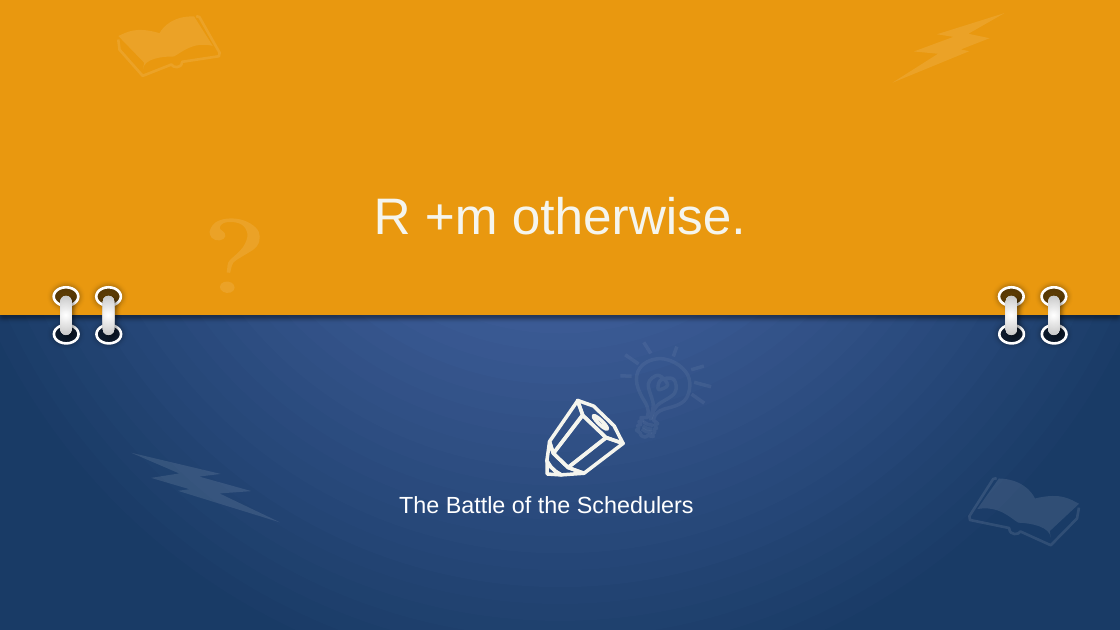
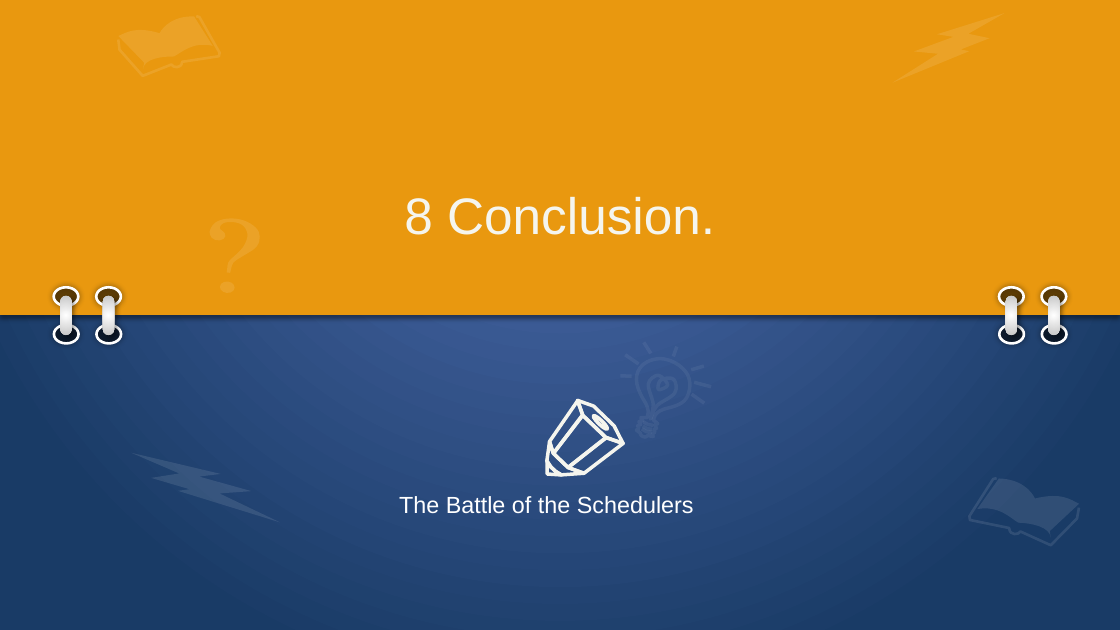
Before and after one commit to jongwonyang/paper-mate, a slide deck: slide 63 of The Battle of the Schedulers.pptx (slide 13 before the commit). Drawn at 1120x630 pixels with LibreOffice and Linux fonts; fonts in the diff are those of the drawing. Boxes give left, top, right and bottom in pixels: in the first picture for what was removed or moved away, otherwise in the second. Text is boxed around its words. In the diff, an @@ line names an element or a change of style, - is before the commit and + after.

```diff
--- a/The Battle of the Schedulers.pptx
+++ b/The Battle of the Schedulers.pptx
@@ title at box(404, 196, 715, 235): text changed @@
-R +m otherwise.
+8 Conclusion.
```
Also in this commit, not shown: 19 other slides changed, 19 slides added, 9 slides removed, 5 other files.
